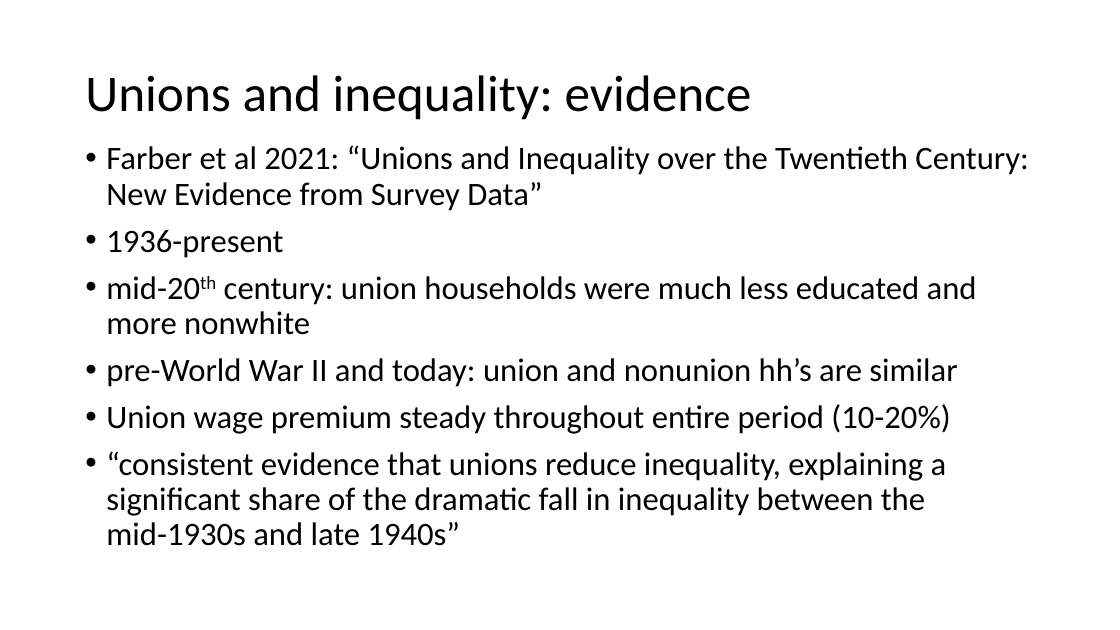
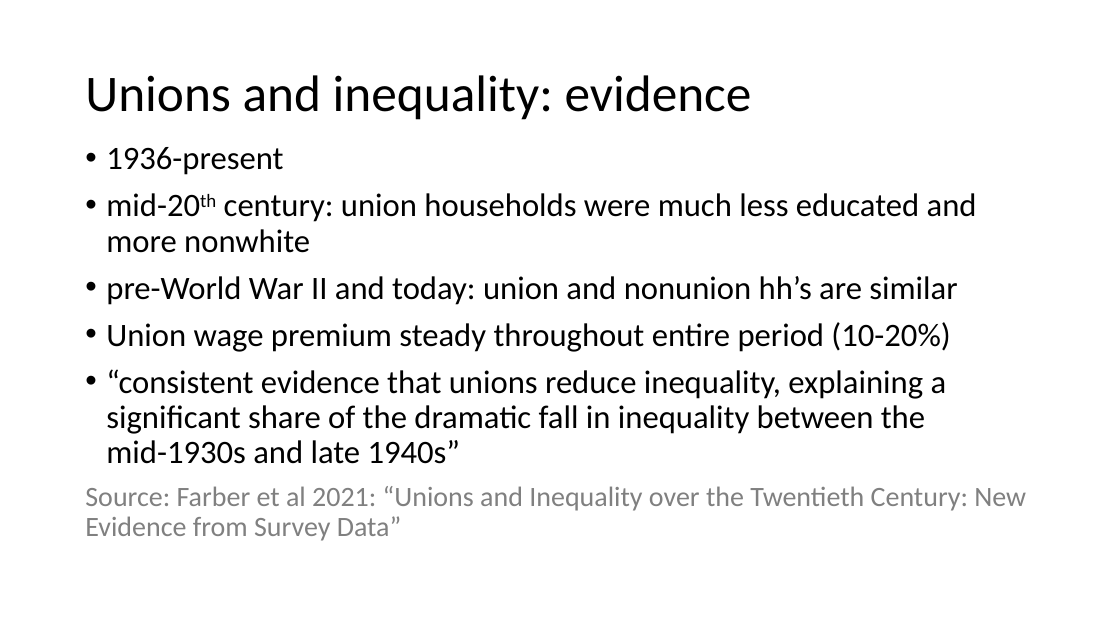
Before and after one commit to kpukelis/kpukelis-website, a slide deck: slide 44 of files/2022_API_102a_Section_03_answers_excerpt.pptx. Drawn at 1120x630 pixels with LibreOffice and Linux fonts; fonts in the diff are those of the drawing. Boxes give left, top, right and bottom in pixels: in the first picture for what was removed or moved away, otherwise in the second. Text is boxed around its words. In the diff, an @@ line names an element or a change of style, - is before the commit and + after.

```diff
--- a/files/2022_API_102a_Section_03_answers_excerpt.pptx
+++ b/files/2022_API_102a_Section_03_answers_excerpt.pptx
@@ text at <box>106,145,1029,211</box>: paragraph removed @@
-• Farber et al 2021: “Unions and Inequality over the Twentieth Century: New Evidence from Survey Data”
@@ text at <box>85,486,1026,541</box>: paragraph added @@
+Source: Farber et al 2021: “Unions and Inequality over the Twentieth Century: New Evidence from Survey Data”
```
Also in this commit, not shown: 11 other slides changed, 3 other files.
